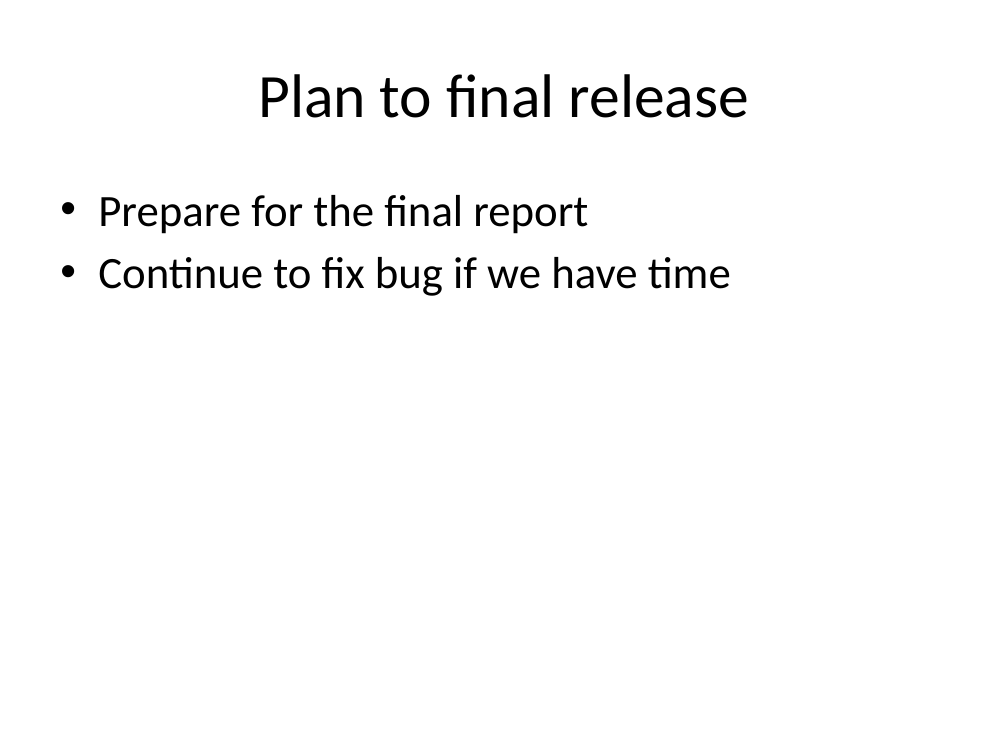
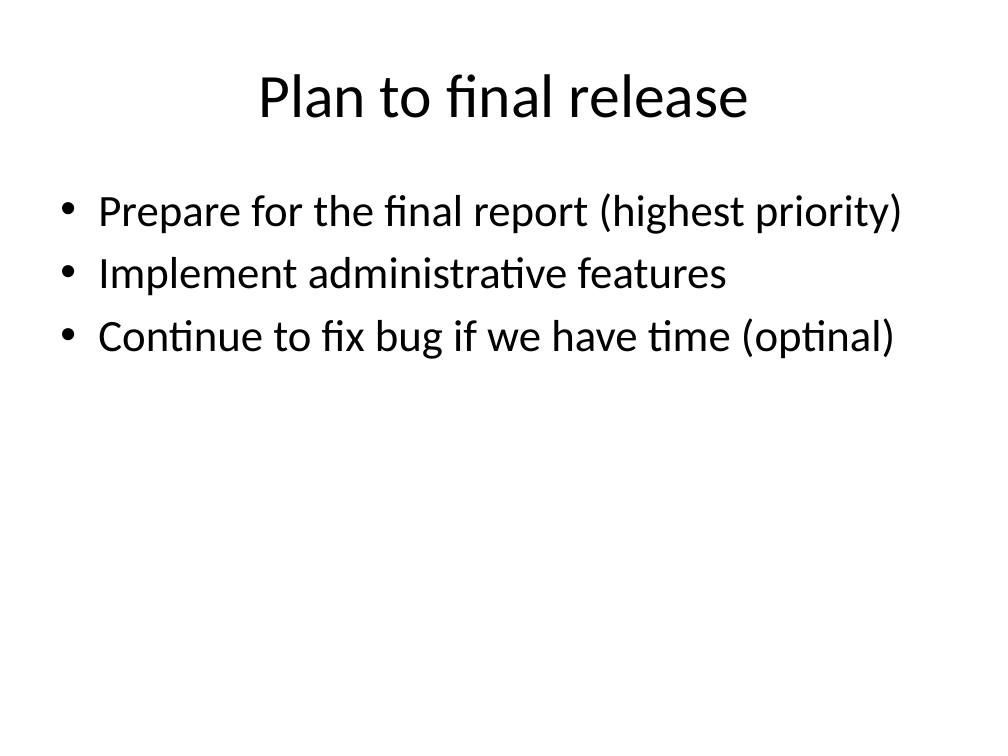
Before and after one commit to pufm2/hms, a slide deck: slide 12 of doc/group/Group report_Iteration 5.pptx. Drawn at 1008x756 pixels with LibreOffice and Linux fonts; fonts in the diff are those of the drawing. Boxes give left, top, right and bottom in pixels: in the first picture for what was removed or moved away, otherwise in the second. Text is boxed around its words. In the diff, an @@ line names an element or a change of style, - is before the commit and + after.

Commit message:
commi report

```diff
--- a/doc/group/Group report_Iteration 5.pptx
+++ b/doc/group/Group report_Iteration 5.pptx
@@ text at (x1=98, y1=193, x2=903, y2=359): text changed @@
-• Prepare for the final report
-• Continue to fix bug if we have time
+• Prepare for the final report (highest priority)
+• Implement administrative features
+• Continue to fix bug if we have time (optinal)
```
Also in this commit, not shown: 1 other slide changed, 6 other files.
